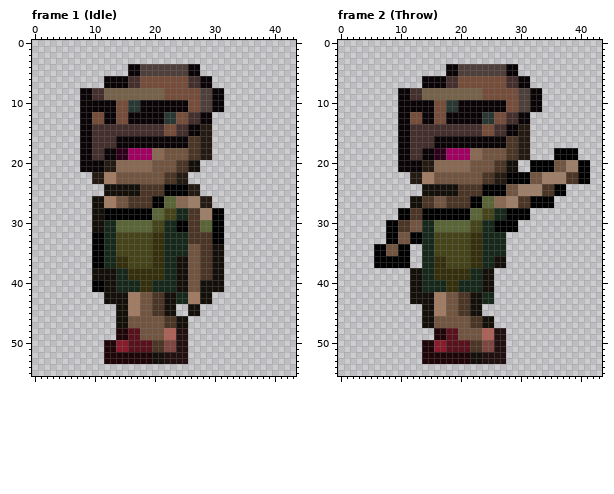
Pixel-art file: Assets/Textures/NPC/DungeonSkeleton.aseprite. Above: the version before the commit.
44x56 pixels, 21 frames. Shown: frame 1 (Idle), frame 2 (Throw). The commit also changed other frames, which this record leaves out.
The same view after the edit:
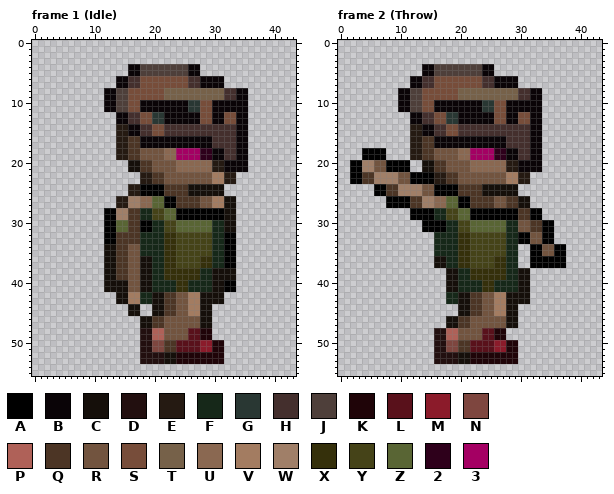
Palette (. is transparent): A #000000  B #0a0407  C #150f0a  D #220f0f  E #251a12  F #162819  G #293733  H #442f2d  J #4e3f3a  K #1f0408  L #59111b  M #8b1b2a  N #7e463f  P #af6158  Q #4c3525  R #72543f  S #774d3a  T #766149  U #8a6851  V #a37c61  W #a07f68  X #35300b  Y #454318  Z #596534  2 #2e001b  3 #a40063
What changed:
Changed rows in their new state; - is an unchanged pixel.
Frame 1 (Idle):
first column x 8:
 6 ----..----------------BB----
 7 ----..----------------BB----
 8 ....BBJJSSSSSSTTTTTTTTTTHHBB
 9 ....BBJJSSSSSSTTTTTTTTTTHHBB
10 ....--JJSS--------GGSS--BBBB
11 ....--JJSS--------GGSS--BBBB
12 ......BBHHSSGGBBBBBBSSBBSSBB
13 ......BBHHSSGGBBBBBBSSBBSSBB
14 ......EEBB--SSHH--HHHHHHHHBB
15 ......EEBB--SSHH--HHHHHHHHBB
16 ......EEQQ--------BBBBHHHHBB
17 ......EEQQ--------BBBBHHHHBB
18 ......EEQQRRRRUU333322BBHHBB
19 ......EEQQRRRRUU333322BBHHBB
20 ........CCQQ----UUUUUUEEBBBB
21 ........CCQQ----UUUUUUEEBBBB
22 --........EEQQRRRRRRRRVVEE--
23 --........EEQQRRRRRRRRVVEE--
24 ----....EEAAAAQQQQCCCCCC----
25 ----....EEAAAAQQQQCCCCCC----
26 --....EEWWUUZZAAQQQQRRVVCC--
27 --....EEWWUUZZAAQQQQRRVVCC--
28 --..--WWQQFFYYZZAAAAAA--CC--
29 --..--WWQQFFYYZZAAAAAA--CC--
30 --..AA--QQAAFFYYZZZZ--FFCC--
31 --..AA--QQAAFFYYZZZZ--FFCC--
32 --..AAQQQQFFFFXXYYYYYYFFAA--
33 --..AAQQQQFFFFXXYYYYYYFFAA--
34 --..CCQQRRFFFFXXYYYYYYFFAA--
35 --..CCQQRRFFFFXXYYYYYYFFAA--
36 --..CCQQRRCCFFXXYYYYXXFFAA--
37 --..CCQQRRCCFFXXYYYYXXFFAA--
38 --..--QQRRCCFFXXXXXXFF--CC--
39 --..--QQRRCCFFXXXXXXFF--CC--
40 --..--CCRRCC----XXFFFF--AA--
41 --..--CCRRCC----XXFFFF--AA--
42 ----..----FFCCQQRR----CC----
43 ----..----FFCCQQRR----CC----
44 ------..CC..CCQQRRVVCC------
45 ------..CC..CCQQRRVVCC------
46 ------....CCQQRRRRRRCC------
47 ------....CCQQRRRRRRCC------
48 ------....DDPPRRRRLLKK------
49 ------....DDPPRRRRLLKK------
50 ----......DDNNQQLLLLMMKK----
51 ----......DDNNQQLLLLMMKK----
52 ----......DDDDCCKKKKKKKK----
53 ----......DDDDCCKKKKKKKK----
Frame 2 (Throw):
first column x 2:
 4 ------------BBJJJJ----BB....------------
 5 ------------BBJJJJ----BB....------------
 6 ----------BBHHSSSS----HHBBBB..----------
 7 ----------BBHHSSSS----HHBBBB..----------
 8 ----------JJSSSSSS----TTTTTTHH----------
 9 ----------JJSSSSSS----TTTTTTHH----------
10 ----------JJSSBBBB----GGSSBBBB----------
11 ----------JJSSBBBB----GGSSBBBB----------
12 --------..BBHH--GG----BB--BBSSBB--------
13 --------..BBHH--GG----BB--BBSSBB--------
14 --------..EEBB--SS----HH--HHHHBB--------
15 --------..EEBB--SS----HH--HHHHBB--------
16 --------..EEQQ------------HHHHBB--------
17 --------..EEQQ------------HHHHBB--------
18 --AAAA--..EEQQRRRRUU333322BBHHBB--....--
19 --AAAA--..EEQQRRRRUU333322BBHHBB--....--
20 AAWWRRAAAA..CCQQRRRRUUUUUUEEBBBB........
21 AAWWRRAAAA..CCQQRRRRUUUUUUEEBBBB........
22 AAQQWWWWRRAAAAEEQQ----RRRRVVEE..........
23 AAQQWWWWRRAAAAEEQQ----RRRRVVEE..........
24 ----AAQQWWWWRRAAAA----CCCCCC........----
25 ----AAQQWWWWRRAAAA----CCCCCC........----
26 ------AAAAQQWWUUZZAAQQQQRRQQCC....------
27 ------AAAAQQWWUUZZAAQQQQRRQQCC....------
28 --------..AA--FFYYZZAAAAAA--QQAA--------
29 --------..AA--FFYYZZAAAAAA--QQAA--------
30 ------......AAAAFFYYZZZZZZFFRRQQAA------
31 ------......AAAAFFYYZZZZZZFFRRQQAA------
32 ------........FFFFXXYYYYYYFFAARRAA------
33 ------........FFFFXXYYYYYYFFAARRAA------
34 ----......--..FFFFXXYYYYYYFF--AARRAA----
35 ----......--..FFFFXXYYYYYYFF--AARRAA----
36 ----......--..CCFFXXYYYYXXFF--AAAAAA----
37 ----......--..CCFFXXYYYYXXFF--AAAAAA----
38 ----------......CCFFXXXXXXFFCC----------
39 ----------......CCFFXXXXXXFFCC----------
40 ----------......CC----XXFFFFCC----------
41 ----------......CC----XXFFFFCC----------
42 ----------......FFCCQQRRVVCCCC----------
43 ----------......FFCCQQRRVVCCCC----------
44 ------------......CCQQRRVVCC------------
45 ------------......CCQQRRVVCC------------
46 ------------....CCQQRRRRRRCC------------
47 ------------....CCQQRRRRRRCC------------
48 --------------DDPP----LLKK--------------
49 --------------DDPP----LLKK--------------
50 ------------..DDNNQQLLLLMMKK------------
51 ------------..DDNNQQLLLLMMKK------------
52 ------------..DDDDCCKKKKKKKK------------
53 ------------..DDDDCCKKKKKKKK------------
Changed places in both pictures, as pixel boxes (x1, y1, x2, y2):
changed: (80, 76, 248, 364)
changed: (350, 64, 590, 364)
